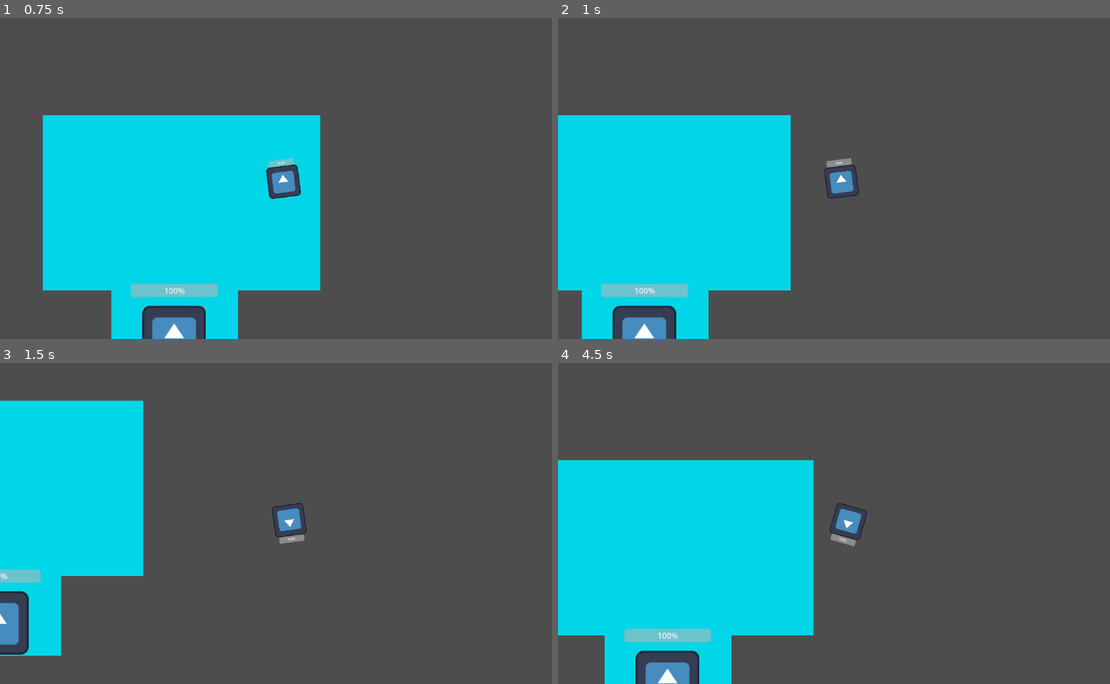
Above: before the commit, frames 1-4 (two rows, left to right).
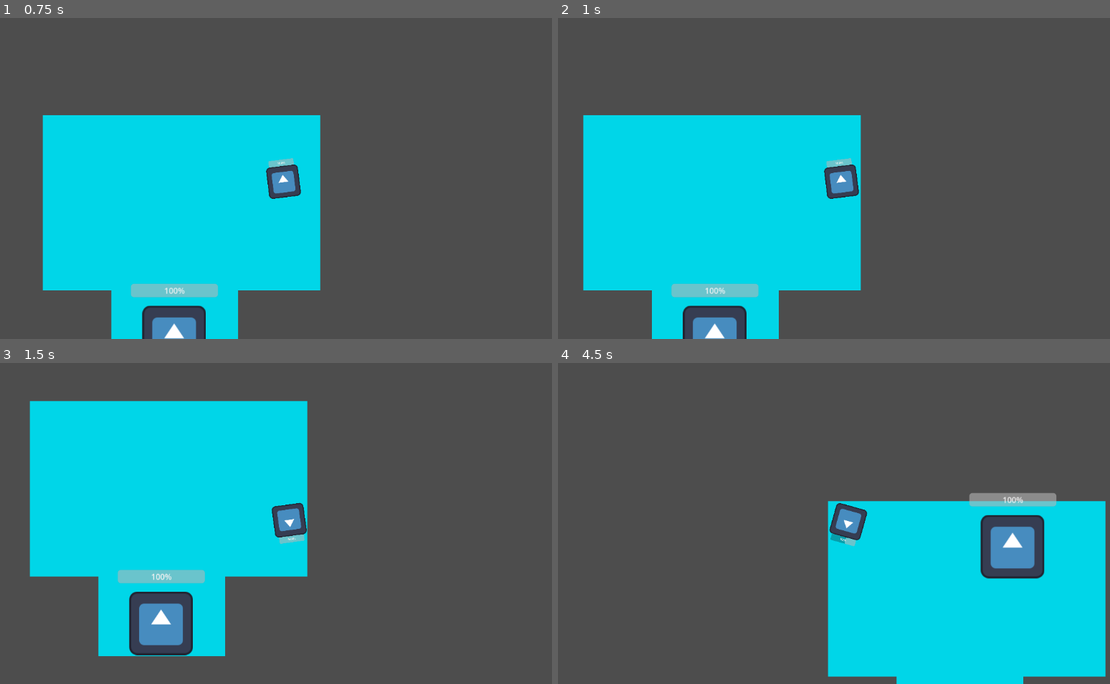
Above: after the commit, the same moments.

Repository: iListenToSludge/Pizza-Interactive
Game: Godot game, scene res://resturaunt.tscn
The game is run twice, just before and just after one commit, with the same random seed, the same clock (stepped at 60 frames per second) and the same inputs. This scene is started directly instead of the project's main scene. The engine's default icon, where the game draws it, is replaced by a stand-in: a white triangle on a blue panel in a dark square.
Inputs (mouse positions are in pixels of both pictures, inside the frame that each line leads up to):
- Up to frame 1 (0.75 s): tap Enter at 0.5 s; move the mouse to (414, 162) at 0.52 s; hold D (move right) from 0.53 s (still down); tap Shift (dash) at 0.6 s
- Up to frame 2 (1 s): keep holding D (move right); right-click (972, 162) at 0.8 s
- Up to frame 3 (1.5 s): move the mouse to (171, 539) at 1.27 s; release D (move right) at 1.28 s; hold S (move down) from 1.28 s (still down); right-click (171, 539) at 1.35 s
- Up to frame 4 (4.5 s): tap Shift (dash) at 1.55, 2.1, 3.05, 4.35 s; move the mouse to (900, 452) at 2.02 s; release S (move down) at 2.03 s; hold D (move right) 2.03-2.78 s; right-click (900, 452) at 2.3 s; move the mouse to (817, 587) at 2.77 s; hold W (move up) 2.78-3.53 s; click (817, 587) at 2.85 s; move the mouse to (1016, 571) at 3.52 s; hold A (move left) from 3.53 s (still down); right-click (1016, 571) at 3.6 s; move the mouse to (673, 475) at 4.27 s

Frame 1 is identical in both runs. In frame 2, 14% of the frame differs, in the area x 0-55%, y 30-100%; in frame 3, 26%; in frame 4, 55%, in the area x 0-100%, y 30-100%.

Commit message:
Melee Mechanic done

Diff:
--- a/pizza-interactive/bullet2.tscn
+++ b/pizza-interactive/bullet2.tscn
@@ -9,7 +9,7 @@
 [node name="Area2D" type="Area2D"]
 position = Vector2(-1, 1)
 collision_layer = 4
-collision_mask = 2
+collision_mask = 4
 script = ExtResource("1_c3ldy")
 
 [node name="Sprite2D" type="Sprite2D" parent="."]
--- a/pizza-interactive/character.gd
+++ b/pizza-interactive/character.gd
@@ -16,14 +16,17 @@
 var can_dash := true
 var dash_direction := Vector2.ZERO
 var dash_timer := 0.0
-
+@export var melee_damage := 25
+var can_melee := true
 
 
 func _ready():
 	$ProgressBar.value = health
-
+	collision_layer = 2  # This forces the player onto Layer 2 in code
+	print("Player Layer confirmed as: ", collision_layer)
 func take_damage(amount):
 	health -= amount
+	health = clamp(health, 0, max_health)
 	$ProgressBar.value = health
 	print("Player health: ", health)
 
@@ -32,9 +35,9 @@
 func die():
 	player_alive = false
 	print("Player has died!")
-
 	velocity = Vector2.ZERO
-
+	$CollisionShape2D.set_deferred("disabled", true)
+	self.visible = false
 func _physics_process(delta: float) -> void:
 	if !player_alive:
 		return
@@ -45,7 +48,7 @@
 	if Input.is_action_just_pressed("dash") and can_dash:
 		start_dash()
 
-	# Handle dash timing
+
 	if is_dashing:
 		dash_timer -= delta
 		velocity = dash_direction * dash_speed
@@ -60,8 +63,27 @@
 	# Shooting (now works again)
 	if Input.is_action_just_pressed("shoot"):
 		fire()
+	if Input.is_action_just_pressed("melee") and can_melee:
+		melee()
 
 	move_and_slide()
+
+func melee():
+	print("Melee button pressed!")
+	can_melee = false
+	$MeleeTimer.start() # Start the cooldown
+
+	# Get all overlapping bodies in the MeleeRange Area2D
+	var targets = $MeleeRange.get_overlapping_bodies()
+	print("Found targets: ", targets)
+	for target in targets:
+		# Ensure we aren't hitting ourselves and the target can take damage
+		if target != self and target.has_method("take_damage"):
+			target.take_damage(melee_damage)
+			print("Hit enemy for: ", melee_damage)
+func _on_melee_timer_timeout() -> void:
+	can_melee = true
+
 
 func fire():
 	var bullet = bullet_path.instantiate()
--- a/pizza-interactive/character.tscn
+++ b/pizza-interactive/character.tscn
@@ -6,9 +6,13 @@
 [sub_resource type="RectangleShape2D" id="RectangleShape2D_wa5vi"]
 size = Vector2(165, 149)
 
+[sub_resource type="CircleShape2D" id="CircleShape2D_pjt0s"]
+radius = 123.146255
+
 [node name="Player" type="CharacterBody2D"]
 position = Vector2(554, 282)
-collision_mask = 2
+collision_layer = 2
+collision_mask = 5
 motion_mode = 1
 script = ExtResource("1_pjt0s")
 
@@ -32,3 +36,17 @@
 
 [node name="Node2D" type="Node2D" parent="."]
 position = Vector2(138, 7)
+
+[node name="MeleeRange" type="Area2D" parent="."]
+collision_layer = 0
+collision_mask = 4
+
+[node name="CollisionShape2D" type="CollisionShape2D" parent="MeleeRange"]
+position = Vector2(-12, 8)
+shape = SubResource("CircleShape2D_pjt0s")
+
+[node name="MeleeTimer" type="Timer" parent="."]
+wait_time = 0.5
+one_shot = true
+
+[connection signal="timeout" from="MeleeTimer" to="." method="_on_melee_timer_timeout"]
--- a/pizza-interactive/character_body_2d.gd
+++ b/pizza-interactive/character_body_2d.gd
@@ -4,48 +4,64 @@
 var player_chase = false
 var player: Node2D = null
 var can_attack = true
+var player_in_attack_range = false
 @export var health := 100
 @export var max_health := 100
 func _physics_process(delta):
-	if player_chase and player != null:
-		var direction = (player.global_position - global_position).normalized()
+	# 1. Safety check
+	if player == null or player.player_alive == false:
+		velocity = Vector2.ZERO
+		move_and_slide()
+		return
 
-		if global_position.distance_to(player.global_position) > 10:
+	# 2. Handle Movement
+	var distance = global_position.distance_to(player.global_position)
+	var direction = (player.global_position - global_position).normalized()
+
+	if player_chase:
+		if distance > 25: # Stay a tiny bit away
 			velocity = direction * speed
 		else:
-			velocity = Vector2.ZERO # Stop if we are close enough to "touch"
+			velocity = Vector2.ZERO # Stop to swing
+	else:
+		velocity = Vector2.ZERO
 
-		# Check for attack
-		if $hitbox.overlaps_body(player) and can_attack:
-			attack()
+	# 3. Handle Attacking (Independent of movement)
+	if player_in_attack_range and can_attack:
+		attack()
 
-			velocity = Vector2.ZERO
-
+	# 4. Apply movement
 	move_and_slide()
 func attack():
-	if player != null and player.has_method("take_damage"):
-		player.take_damage(30)
-	print("Enemy attacks the player!")
+	print("--- ENEMY ATTACKED! ---")
 	can_attack = false
 	$hitbox/attack_timer.start()
+
+	if player.has_method("take_damage"):
+		player.take_damage(30)
 	# Here is where you would call a function on the player like:
 	# player.take_damage(10)
 
 func _on_attack_timer_timeout():
 	can_attack = true
-
+	print("--- Timer finished: Enemy can attack again ---")
 func _on_detection_area_body_entered(body: Node2D) -> void:
-	player = body
-	player_chase = true
+	if body.has_method("player"):
+		print("Player's collision layer is: ", body.collision_layer)
+		player = body
+		player_chase = true
 
 
 func _on_detection_area_body_exited(body: Node2D) -> void:
 	if body == player:
+		print("Player left the zone")
 		player = null
 		player_chase = false
 
 
 func _ready():
+	can_attack = true
+	print("Enemy is ready to fight!")
 	$ProgressBar.max_value = max_health
 	$ProgressBar.value = health
 
@@ -61,3 +77,15 @@
 func die():
 	print("Enemy died")
 	queue_free()
+
+
+func _on_hitbox_body_entered(body: Node2D) -> void:
+	if body.has_method("player"):
+		player_in_attack_range = true
+		print("Player entered range")
+
+
+func _on_hitbox_body_exited(body: Node2D) -> void:
+	if body.has_method("player"):
+		player_in_attack_range = false
+		print("Player left range")
--- a/pizza-interactive/enemy.tscn
+++ b/pizza-interactive/enemy.tscn
@@ -10,10 +10,11 @@
 radius = 250.12796
 
 [sub_resource type="CircleShape2D" id="CircleShape2D_4gyqm"]
-radius = 85.0
+radius = 145.08618
 
 [node name="CharacterBody2D" type="CharacterBody2D"]
-collision_layer = 2
+collision_layer = 4
+collision_mask = 3
 motion_mode = 1
 script = ExtResource("1_4gyqm")
 
@@ -25,7 +26,8 @@
 shape = SubResource("CircleShape2D_iifgy")
 
 [node name="detection_area" type="Area2D" parent="."]
-collision_layer = 0
+collision_layer = 2
+collision_mask = 2
 monitorable = false
 
 [node name="CollisionShape2D" type="CollisionShape2D" parent="detection_area"]
@@ -33,6 +35,8 @@
 shape = SubResource("CircleShape2D_qi2p4")
 
 [node name="hitbox" type="Area2D" parent="."]
+collision_layer = 0
+collision_mask = 2
 
 [node name="CollisionShape2D" type="CollisionShape2D" parent="hitbox"]
 shape = SubResource("CircleShape2D_4gyqm")
@@ -51,4 +55,6 @@
 
 [connection signal="body_entered" from="detection_area" to="." method="_on_detection_area_body_entered"]
 [connection signal="body_exited" from="detection_area" to="." method="_on_detection_area_body_exited"]
+[connection signal="body_entered" from="hitbox" to="." method="_on_hitbox_body_entered"]
+[connection signal="body_exited" from="hitbox" to="." method="_on_hitbox_body_exited"]
 [connection signal="timeout" from="hitbox/attack_timer" to="." method="_on_attack_timer_timeout"]
--- a/pizza-interactive/project.godot
+++ b/pizza-interactive/project.godot
@@ -51,3 +51,9 @@
 "events": [Object(InputEventKey,"resource_local_to_scene":false,"resource_name":"","device":0,"window_id":0,"alt_presse …(194 unchanged characters)…
 ]
 }
+melee={
+"deadzone": 0.2,
+"events": [Object(InputEventMouseButton,"resource_local_to_scene":false,"resource_name":"","device":-1,"window_id":0,"alt_pressed":false,"shift_pressed":false,"ctrl_pressed":false,"meta_pressed":false,"button_mask":0,"position":Vector2(0, 0),"global_position":Vector2(0, 0),"factor":1.0,"button_index":2,"canceled":false,"pressed":false,"double_click":false,"script":null)
+, Object(InputEventKey,"resource_local_to_scene":false,"resource_name":"","device":0,"window_id":0,"alt_pressed":false,"shift_pressed":false,"ctrl_pressed":false,"meta_pressed":false,"pressed":false,"keycode":0,"physical_keycode":70,"key_label":0,"unicode":0,"location":0,"echo":false,"script":null)
+]
+}
Not shown: 1 places in pizza-interactive/character.tscn that only renumber resources
